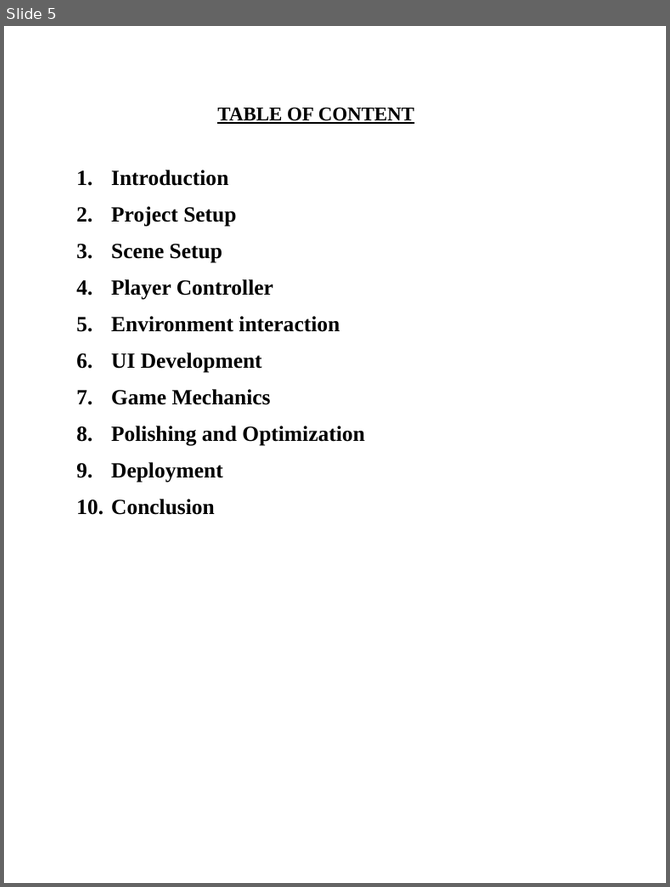
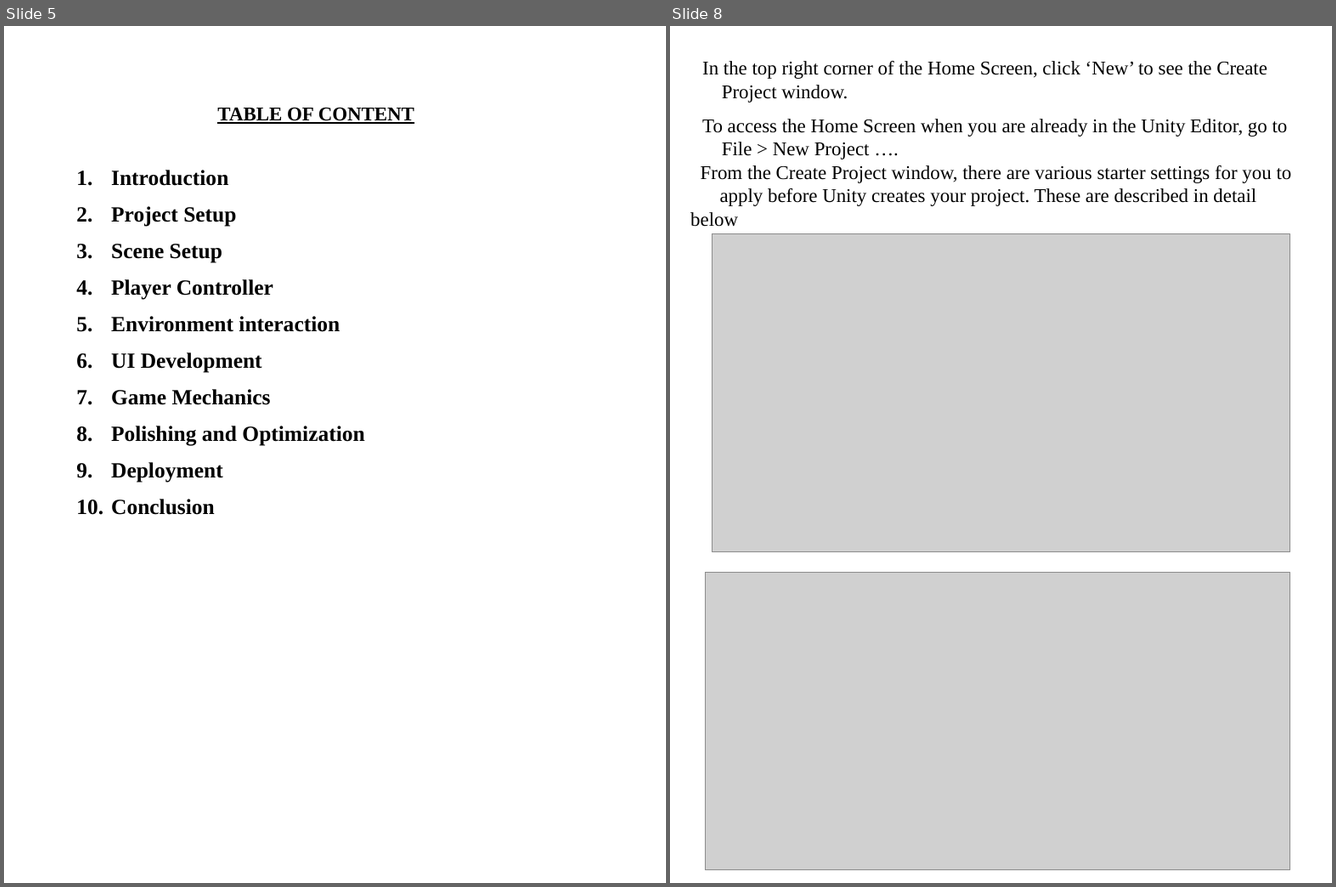
Before and after one commit to Archit-sharma01/untitled, a slide deck: Archit PPT.pptx. Shown side by side, each under a label of ours: slide 5 before the commit, slides 5 and 8 after it; the slides between them are not shown. The pictures are 670x887 and 1336x887 pixels, drawn with LibreOffice and Linux fonts; fonts in the diff are those of the drawing; grey boxes stand for pictures; background and template pictures are left out. Boxes give left, top, right and bottom in pixels: in the first picture for what was removed or moved away, otherwise in the second. Text is boxed around its words. In the diff, an @@ line names an element or a change of style, - is before the commit and + after.

```diff
--- a/Archit PPT.pptx
+++ b/Archit PPT.pptx
@@ slide 8 added at box(670, 26, 1332, 883), background picture (left out) @@
@@ text added at box(701, 61, 1292, 206), 18 pt, text #000000 @@
+In the top right corner of the Home Screen, click ‘New’ to see the Create Project window.
+To access the Home Screen when you are already in the Unity Editor, go to File > New Project ….
+From the Create Project window, there are various starter settings for you to apply before Unity creates your project. These are described in detail below
@@ picture added at box(712, 234, 1290, 552) @@
@@ picture added at box(705, 572, 1290, 870) @@
```
Also in this commit, not shown: 1 slide changed, 13 other slides added, 32 slides removed.
